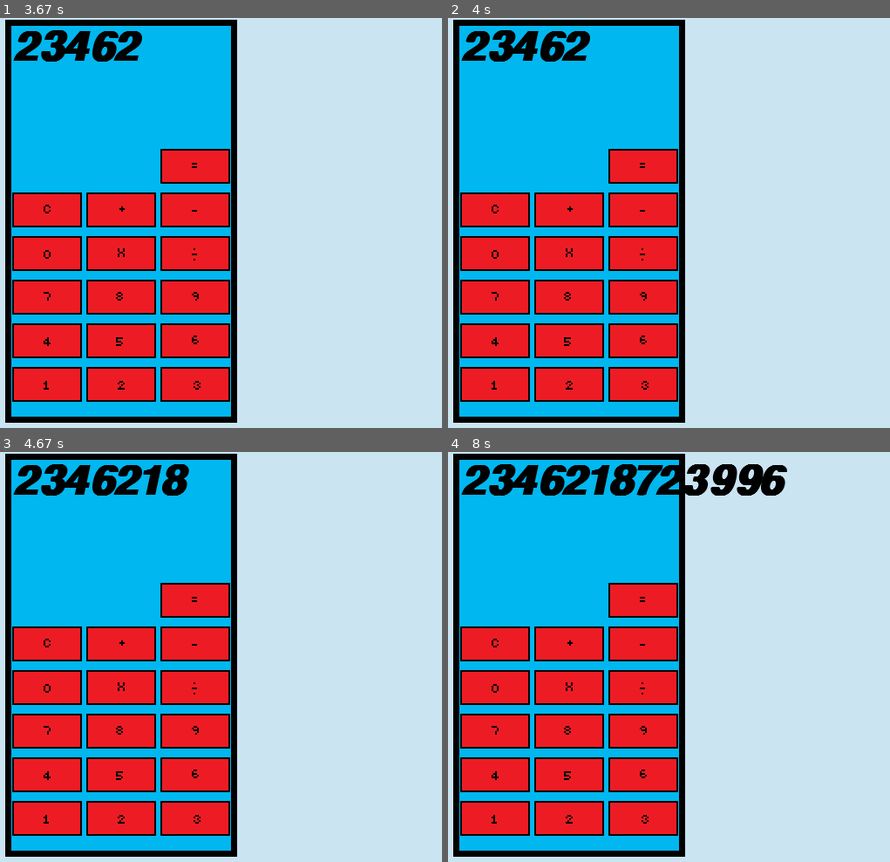
Above: before the commit, frames 1-4 (two rows, left to right).
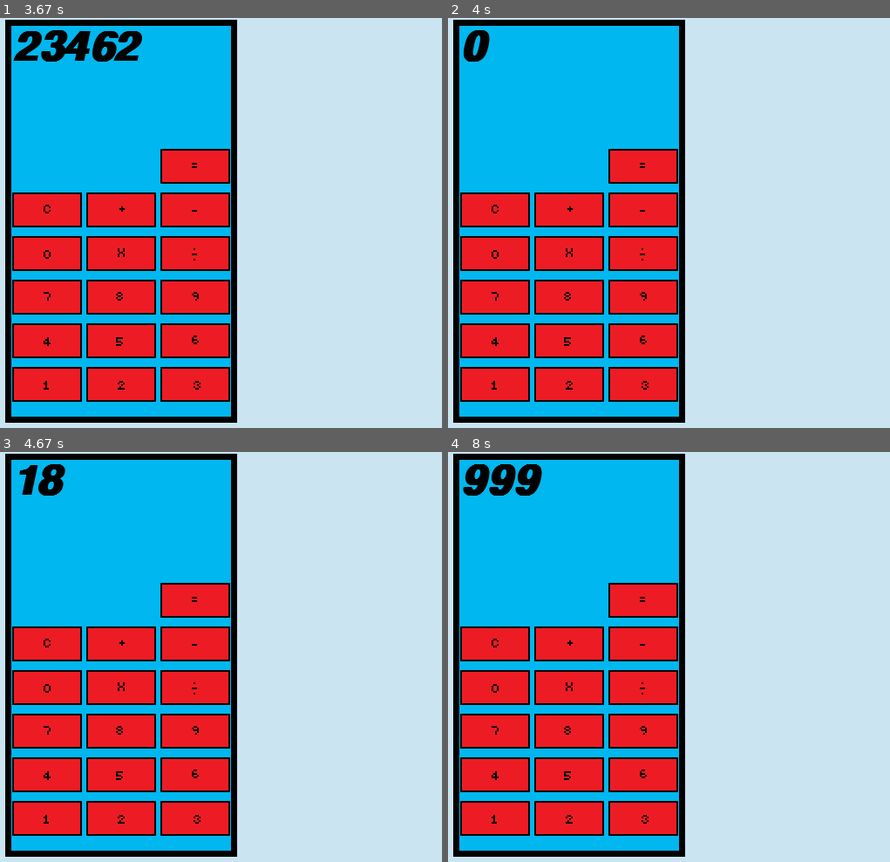
Above: after the commit, the same moments.

Repository: JustSch/calculator_pygame
Game: pygame game, started from calculator.py
Two runs of this game, one before a commit and one after it. Both use one fixed random seed, a clock stepped at 60 frames per second and the inputs below.
Inputs (mouse positions are in pixels of both pictures, inside the frame that each line leads up to):
- Up to frame 1 (3.67 s): click "0" at 0.38 s; click (119, 341) at 0.72 s; click (101, 337) at 1.05 s; click (48, 382) at 1.38 s; click (66, 223) at 1.72 s; click (119, 382) at 2.05 s; click (194, 382) at 2.38 s; click (48, 341) at 2.72 s; click (194, 341) at 3.05 s; click (119, 382) at 3.38 s
- Up to frame 2 (4 s): click "23462" at 3.72 s
- Up to frame 3 (4.67 s): click (48, 816) at 4.05 s; click (154, 747) at 4.38 s
- Up to frame 4 (8 s): click (611, 591) at 4.72 s; click (496, 730) at 5.05 s; click (554, 833) at 5.38 s; click (562, 657) at 5.72 s, where only the run after the commit has a clickable "2348072"; click (642, 816) at 6.05 s; click (562, 657) at 6.38 s, where only the run after the commit has a clickable "3"; click (642, 730) at 6.72 s; click (624, 739) at 7.05 s; click (638, 775) at 7.38 s; click (642, 599) at 7.72 s

Frame 1 is identical in both runs. In frame 2, 1.3% of the frame differs, in the area x 2-33%, y 2-11%; in frame 3, 1.7%; in frame 4, 3.3%, in the area x 2-77%, y 2-11%.

Commit message:
finctionality added to plus and equals

Diff:
--- a/calculator.py
+++ b/calculator.py
@@ -22,11 +22,12 @@
 # -then clear previous flag and set new flag
 
 # then
+# -set answer to display num
 # -clear displaynum
-# -have displaynum = secondnum
-# -allow for input of second num
-
-#when = button is pressed have operation done with answer and secondnum (no flags cleared)
+# -displaynum will allow for second operand
+# -operation later will be done on answer and displaynum
+
+#when = button is pressed have operation done with answer and displaynum (no flags cleared)
 # -displaynum will be changed to answer
 #c button will clear all flags as well as answer, secondnum and displaynum
 #have operations in seperate functions that are called when buttons are pressed
@@ -198,11 +199,26 @@
         answer = 0
 
 
-    calculator_button_10.draw(screen)
+    if calculator_button_10.draw(screen):
+        print('Plus pressed')
+        # if op_pressed:
+        #  do_op
+        addition = True
+        subtraction = False
+        multiplication = False
+        division = False
+        answer = display_num
+        display_num = 0
+
     calculator_button_11.draw(screen)
     calculator_button_14.draw(screen)
     calculator_button_13.draw(screen)
-    calculator_button_12.draw(screen)
+    if calculator_button_12.draw(screen):
+        # if op_pressed:
+        #  do_op # for each operation
+        print('Equals pressed')
+        if addition:
+            display_num = answer + display_num
 
     # calculator_button_16.draw(screen)
     # calculator_button_10.draw(screen)
